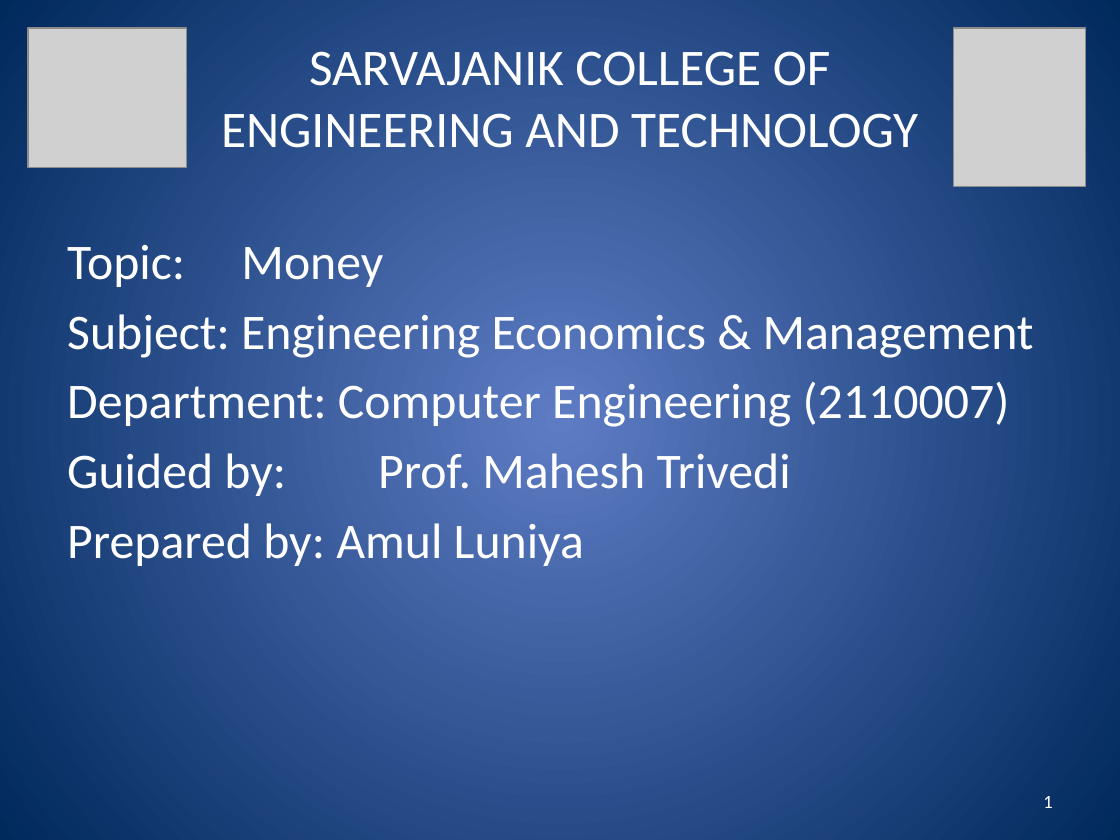
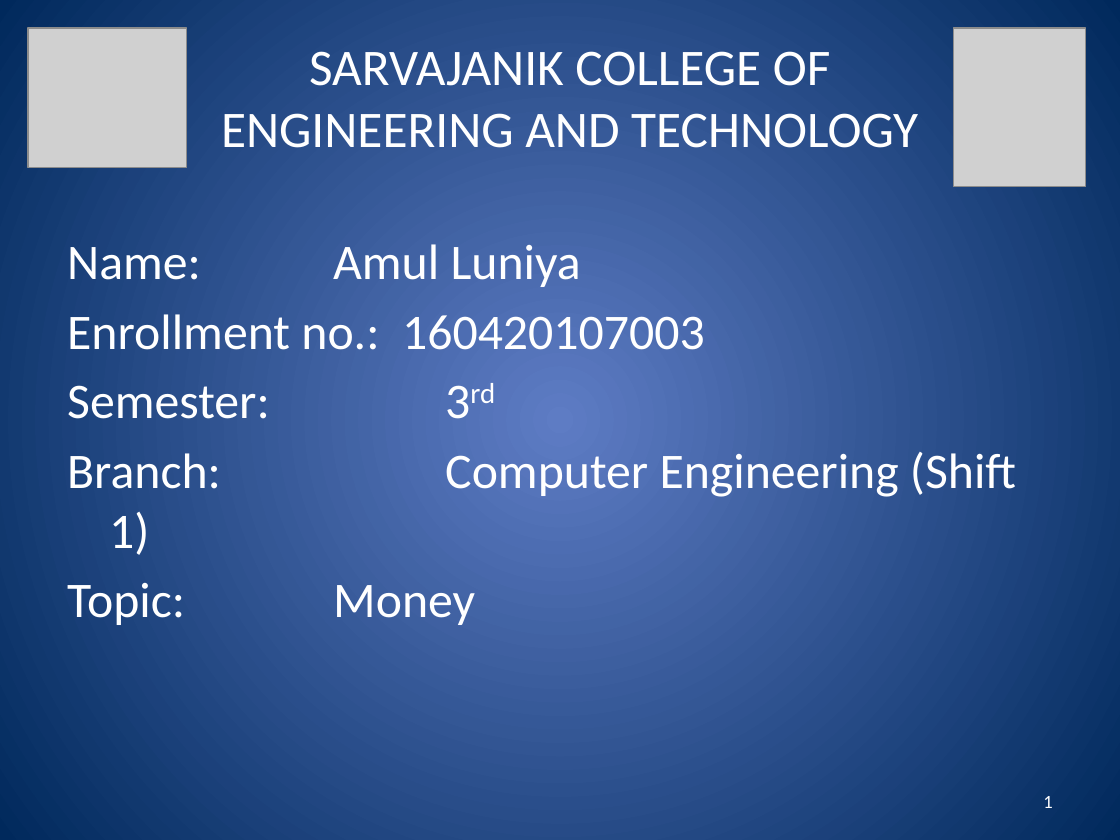
Before and after one commit to Amul01/Presentations, a slide deck: slide 1 of EEM-Money.pptx. Drawn at 1120x840 pixels with LibreOffice and Linux fonts; fonts in the diff are those of the drawing; grey boxes stand for pictures. Boxes give left, top, right and bottom in pixels: in the first picture for what was removed or moved away, otherwise in the second. Text is boxed around its words. In the diff, an @@ line names an element or a change of style, - is before the commit and + after.

```diff
--- a/EEM-Money.pptx
+++ b/EEM-Money.pptx
@@ text at [67, 244, 1016, 555]: paragraphs added @@
+Name: Amul Luniya
+Enrollment no.: 160420107003
+Semester: 3rd
+Branch: Computer Engineering (Shift 1)
@@ text at [67, 314, 1034, 566]: paragraphs removed @@
-Subject: Engineering Economics & Management
-Department: Computer Engineering (2110007)
-Guided by: Prof. Mahesh Trivedi
-Prepared by: Amul Luniya
```
Also in this commit, not shown: 2 other slides changed, 12 slides added.
